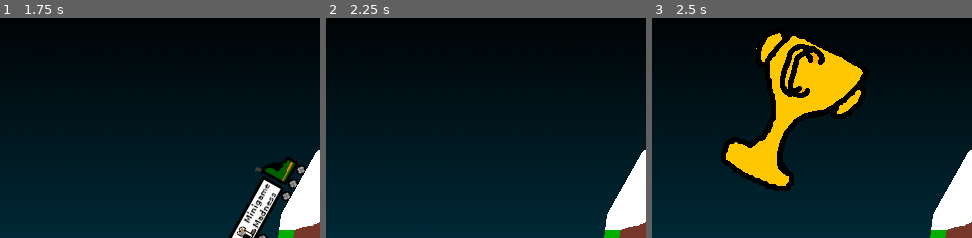
Above: before the commit, frames 1-3 (left to right).
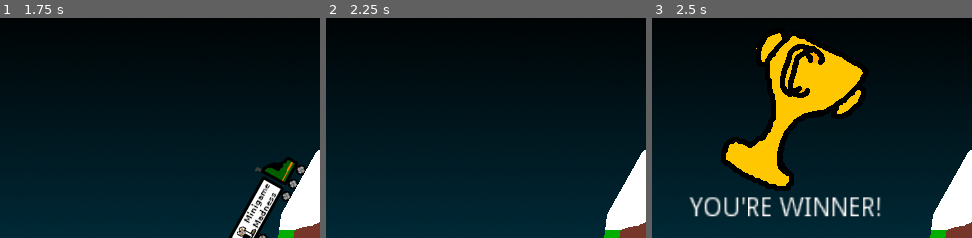
Above: after the commit, the same moments.

Repository: swashdev/minigame-madness
Game: Godot game, scene res://mini/big_rigs/big_rig_minigame.tscn
Two runs of this game, one before a commit and one after it. Both use one fixed random seed, a clock stepped at 60 frames per second and the inputs below. This scene is started directly instead of the project's main scene.
Inputs:
- Up to frame 1 (1.75 s): tap Enter at 0.5 s; hold Space (action) 0.53-1.28 s; hold Right (move_right) from 0.53 s (still down); tap Up (move_up) at 0.77, 1.52 s; tap Space (action) at 1.35 s
- Up to frame 2 (2.25 s): release Right (move_right) at 2.03 s; hold Left (move_left) from 2.03 s (still down); hold Space (action) from 2.03 s (still down)
- Up to frame 3 (2.5 s): keep holding Left (move_left); keep holding Space (action)
The pictures show only the part of the screen within x 0-50%, y 0-50%; the shares and areas given below are measured in that part.

Frames 1-2 are identical in both runs. In frame 3, 2.8% of the frame differs, in the area x 11-72%, y 81-91%.

Commit message:
[BIGRIGS] add text to the trophy.
The text "YOU'RE WINNER" will appear under the trophy.  This should
solidify the reference for anyone who's familiar with Big Rigs: Over the
Road Racing.

Diff:
--- a/mini/big_rigs/big_rig_minigame.tscn
+++ b/mini/big_rigs/big_rig_minigame.tscn
@@ -67,4 +67,13 @@
 __meta__ = {
 "_edit_use_anchors_": false
 }
+
+[node name="Label" type="Label" parent="TextureRect"]
+margin_left = -30.6935
+margin_top = 166.972
+margin_right = 76.3065
+margin_bottom = 180.972
+rect_scale = Vector2( 1.8, 1.96 )
+text = "You're Winner!"
+uppercase = true
 [connection signal="finished" from="RigPath/Rig1" to="." method="_on_Rig1_finished"]
